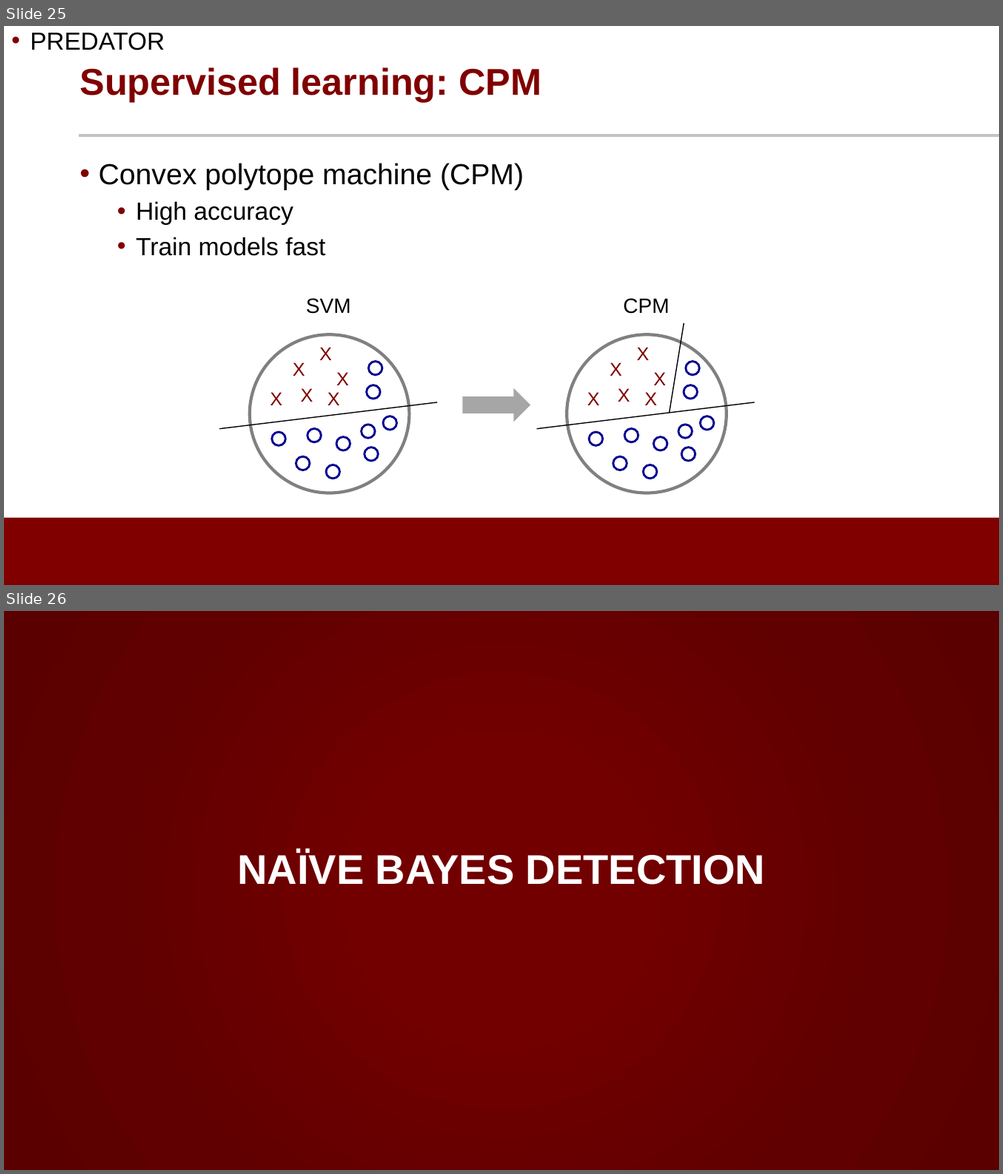
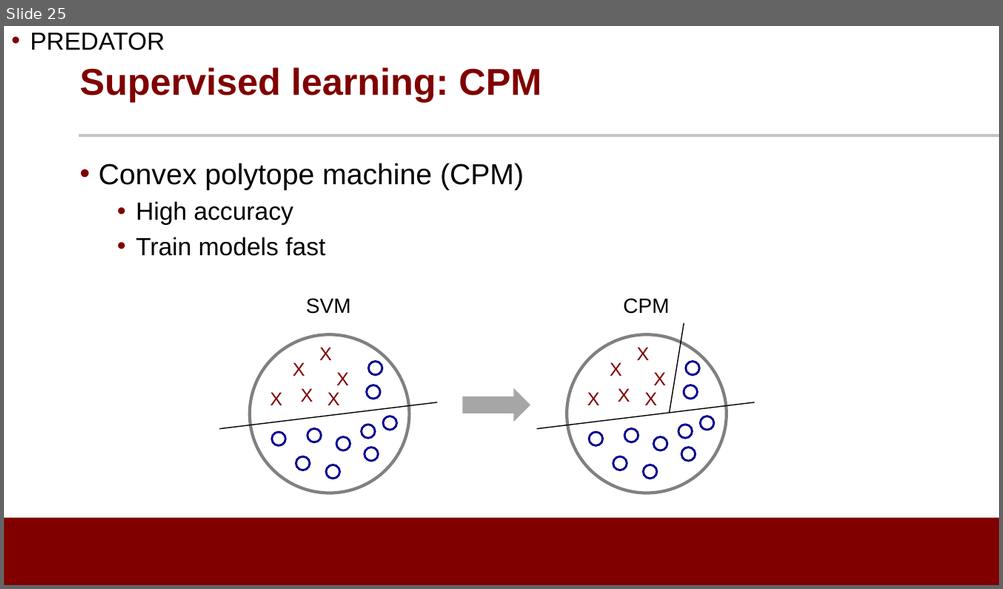
Before and after one commit to noise-lab/ML-Cybersecurity, a slide deck: module-3/ppt/3.2-Supervised Learning.pptx. Shown one above the other, each under a label of ours: slides 25 and 26 before the commit, slide 25 after it. The pictures are 1003x1174 and 1003x589 pixels, drawn with LibreOffice and Linux fonts; fonts in the diff are those of the drawing; background and template pictures are left out. Boxes give left, top, right and bottom in pixels: in the first picture for what was removed or moved away, otherwise in the second. Text is boxed around its words. In the diff, an @@ line names an element or a change of style, - is before the commit and + after.

```diff
--- a/module-3/ppt/3.2-Supervised Learning.pptx
+++ b/module-3/ppt/3.2-Supervised Learning.pptx
@@ slide 26 removed at <box>4,611,999,1170</box>, background gradient #720000 to #600000 to #5A0000 @@
@@ title removed at <box>238,851,765,885</box> @@
-NAÏVE BAYES DETECTION
```
Also in this commit, not shown: 3 other slides removed, 3 other files.
